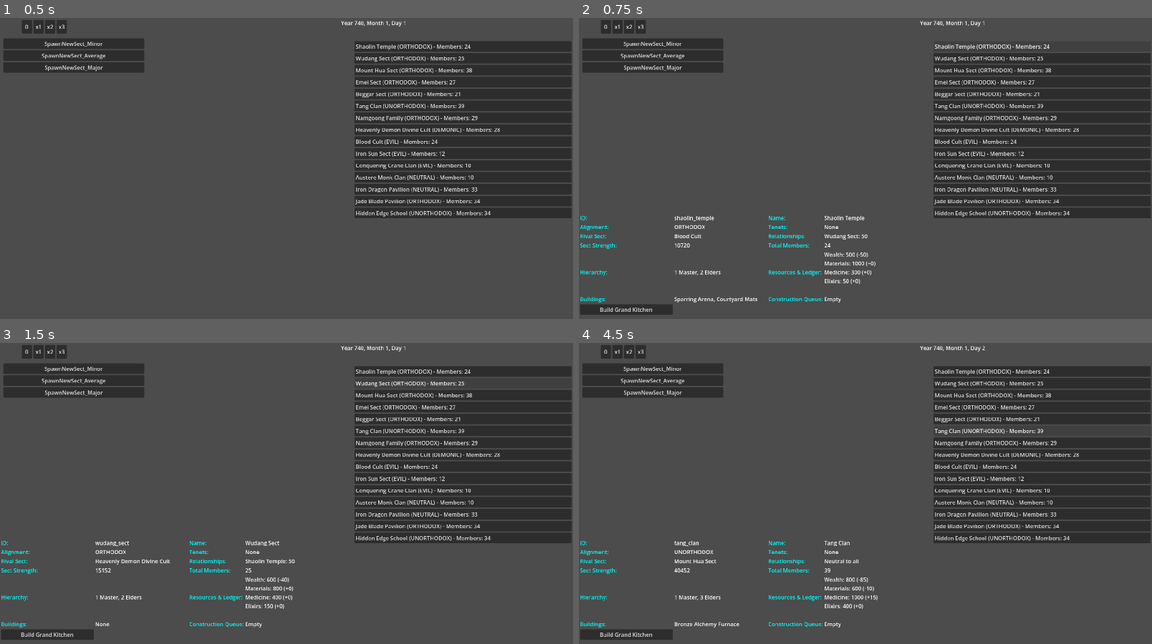
Above: before the commit, frames 1-4 (two rows, left to right).
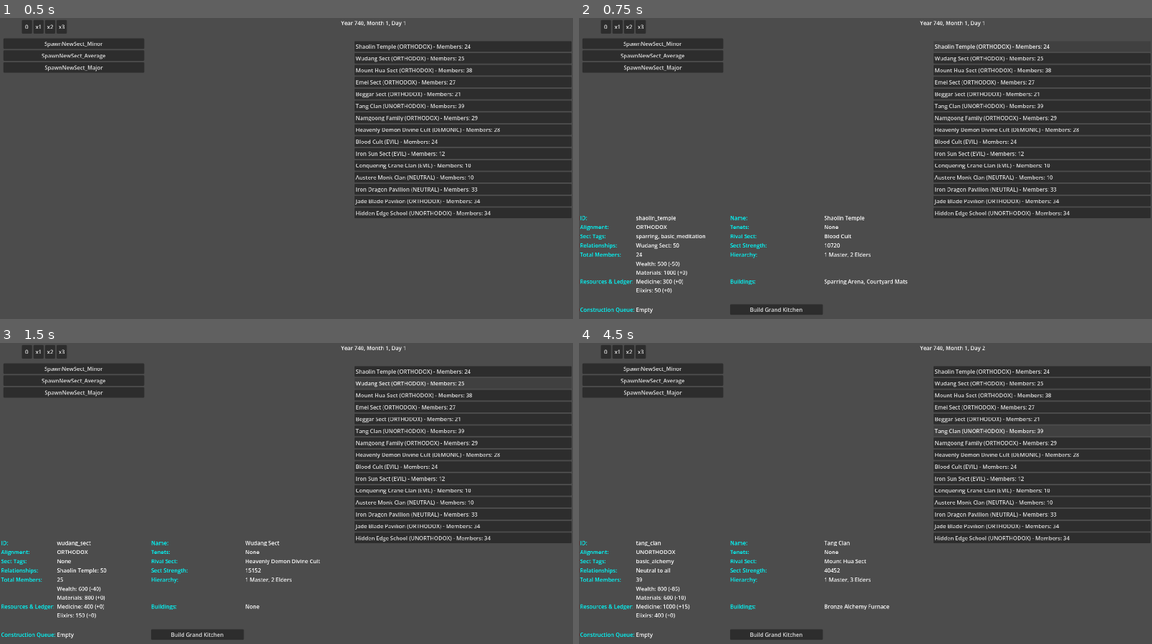
Above: after the commit, the same moments.

Repository: Chthonic-Studio/the_sect_master
Game: Godot game, scene res://Scenes/Debug/DEBUG_SectTestingGrounds.tscn
The game is run twice, just before and just after one commit, with the same random seed, the same clock (stepped at 60 frames per second) and the same inputs. This scene is started directly instead of the project's main scene.
Inputs:
- Up to frame 1 (0.5 s): no input
- Up to frame 2 (0.75 s): click "Shaolin Temple (ORTHODOX) - M…" at 0.5 s
- Up to frame 3 (1.5 s): click "Wudang Sect (ORTHODOX) - Memb…" at 1.25 s
- Up to frame 4 (4.5 s): click "Mount Hua Sect (ORTHODOX) - M…" at 2 s; click "Emei Sect (ORTHODOX) - Member…" at 2.75 s; click "Beggar Sect (ORTHODOX) - Memb…" at 3.5 s; click "Tang Clan (UNORTHODOX) - Memb…" at 4.25 s

Frame 1 is identical in both runs. In frame 2, 3.2% of the frame differs, in the area x 0-58%, y 65-99%; in frame 3, 3.0%; in frame 4, 3.1%.

Commit message:
Add JSON-driven events and world logs
Introduce a new event system and global world log manager. Adds Data/Events (README + sample events) and an EventManager to load/resolve JSON-defined events (AI selection, player triggers, effects routing). Adds WorldLogManager for high-level global events with persistence and limits (MAX_LOGS=1000). Persist world logs and personal character logs: CharacterData now stores personal_log with add_log (capped at 50) and save/load support. DataManager updated to scan Mods/Events and load event JSON into events_registry; ensures mod Events directory exists. SaveManager now stores/restores world_logs. Minor debug UI change to show sect tags and project.godot updated with new manager UIDs. Includes new .uid files for managers.

Diff:
--- /dev/null
+++ b/Data/Events/basic_events.json
@@ -0,0 +1,49 @@
+{
+	"social_brawl_minor": {
+		"id": "social_brawl_minor",
+		"title": "A Disagreement Escalates",
+		"description": "Tensions boiled over. [initiator_name] and [target_name] came to blows over a petty dispute during morning forms.",
+		"options": {
+			"opt_brutalize": {
+				"text": "Crush them without mercy.",
+				"ai_base_weight": 10.0,
+				"ai_weight_modifiers": [
+					{ "condition": ["has_trait", "initiator", "cruel"], "multiplier": 3.0 },
+					{ "condition": ["stat_greater_than", "initiator", "ruthlessness", 70], "add": 20.0 }
+				],
+				"effects": [
+					{ "type": "add_trait", "target": "target", "trait": "injured" },
+					{ "type": "add_personal_log", "target": "initiator", "text": "I severely beat [target_name] in a brawl." },
+					{ "type": "add_personal_log", "target": "target", "text": "I was brutally beaten by [initiator_name]." }
+				]
+			},
+			"opt_restrain": {
+				"text": "Teach them a lesson, but hold back.",
+				"ai_base_weight": 30.0,
+				"ai_weight_modifiers": [
+					{ "condition": ["stat_greater_than", "initiator", "honor", 60], "multiplier": 2.0 },
+					{ "condition": ["has_trait", "initiator", "altruistic"], "add": 50.0 }
+				],
+				"effects": [
+					{ "type": "add_personal_log", "target": "initiator", "text": "I sparred with [target_name] to settle a dispute." },
+					{ "type": "add_personal_log", "target": "target", "text": "[initiator_name] bested me, but showed mercy." }
+				]
+			}
+		}
+	},
+	"sect_war_declaration": {
+		"id": "sect_war_declaration",
+		"title": "Declaration of War",
+		"description": "Diplomacy has failed. [initiator_sect_name] has officially declared a state of blood-feud upon [target_sect_name]!",
+		"options": {
+			"acknowledge": {
+				"text": "The rivers will run red.",
+				"ai_base_weight": 100.0,
+				"effects": [
+					{ "type": "modify_sect_relationship", "amount": -100 },
+					{ "type": "add_world_log", "log_type": "war", "text": "[initiator_sect_name] declared war on [target_sect_name]." }
+				]
+			}
+		}
+	}
+}
--- a/Scripts/Debug/DEBUG_sect_testing_grounds.gd
+++ b/Scripts/Debug/DEBUG_sect_testing_grounds.gd
@@ -89,13 +89,15 @@
 	add_label.call("Name:", sect.sect_name)
 	add_label.call("Alignment:", Definitions.SectAlignment.keys()[sect.alignment])
 
-	# --- TENETS ---
+	# --- TENETS & TAGS ---
 	var tenet_names: Array[String] = []
 	for t_id in sect.active_tenets:
 		var t_data = DataManager.tenets_registry.get(t_id, {})
 		tenet_names.append(t_data.get("name", t_id))
 	var tenet_str = ", ".join(tenet_names) if not tenet_names.is_empty() else "None"
 	add_label.call("Tenets:", tenet_str)
+
+	add_label.call("Sect Tags:", ", ".join(sect.unlocked_tags) if not sect.unlocked_tags.is_empty() else "None")
 
 	# --- RIVAL & RELATIONSHIPS ---
 	var rival_name = "None"
--- a/Scripts/Globals/Managers/data_manager.gd
+++ b/Scripts/Globals/Managers/data_manager.gd
@@ -9,6 +9,7 @@
 var name_pools: Dictionary = {}
 var modifiers_registry: Dictionary = {}
 var weapons_registry: Dictionary = {}
+var events_registry: Dictionary = {}
 
 # --- SECT SYSTEM REGISTRIES ---
 var premade_sects_registry: Dictionary = {}
@@ -36,7 +37,7 @@
 	_scan_directory_for_json(BASE_DATA_PATH + "Names", _load_name_data)
 	_scan_directory_for_json(BASE_DATA_PATH + "Modifiers", _load_modifier_data)
 	_scan_directory_for_json(BASE_DATA_PATH + "Weapons", _load_weapon_data)
-
+	_scan_directory_for_json(BASE_DATA_PATH + "Events", _load_events)
 
 	# 1b. Load vanilla Sect data
 	_scan_directory_for_json(BASE_DATA_PATH + "Sects", _load_premade_sects)
@@ -44,7 +45,6 @@
 	_scan_directory_for_json(BASE_DATA_PATH + "Buildings", _load_buildings)
 	_scan_directory_for_json(BASE_DATA_PATH + "Tenets", _load_tenets)
 	_scan_directory_for_json(BASE_DATA_PATH + "SectNames", _load_sect_names)
-
 
 	# 2. Load modded data (overwrites vanilla IDs or adds new ones)
 	_scan_directory_for_json(MOD_DATA_PATH + "Traits", _load_trait_data)
@@ -53,6 +53,7 @@
 	_scan_directory_for_json(MOD_DATA_PATH + "Weapons", _load_weapon_data)
 	_scan_directory_for_json(MOD_DATA_PATH + "Tenets", _load_tenets)
 	_scan_directory_for_json(MOD_DATA_PATH + "SectNames", _load_sect_names)
+	_scan_directory_for_json(MOD_DATA_PATH + "Events", _load_events)
 
 	# 3. Load AI Logic Scripts
 	_scan_directory_for_scripts("res://Scripts/AI/Desires", _load_desire_script)
@@ -207,6 +208,7 @@
 		dir.make_dir("Mods/Buildings")
 		dir.make_dir("Mods/Tenets")
 		dir.make_dir("Mods/SectNames")
+		dir.make_dir("Mods/Events")
 
 ## Generic directory scanner that applies a specific loading Callable to each JSON found
 func _scan_directory_for_json(path: String, load_func: Callable) -> void:
@@ -295,6 +297,12 @@
 	if json.parse(file.get_as_text()) == OK and json.data is Dictionary:
 		buildings_registry.merge(json.data, true)
 
+func _load_events(path: String) -> void:
+	var file = FileAccess.open(path, FileAccess.READ)
+	if not file: return
+	var json = JSON.new()
+	if json.parse(file.get_as_text()) == OK and json.data is Dictionary:
+		events_registry.merge(json.data, true)
 
 ## Helper to merge nested dictionaries (crucial for names.json mods)
 func _deep_merge_dict(target: Dictionary, patch: Dictionary) -> void:
--- /dev/null
+++ b/Scripts/Globals/Managers/event_manager.gd
@@ -0,0 +1,141 @@
+extends Node
+
+## Processes JSON-defined events, handles AI option selection, and triggers effects.
+
+signal player_event_triggered(event_id: String, context: Dictionary)
+
+## Fires an event. The context MUST contain the "initiator" character ID,
+## but can also include "target" character ID, "target_sect" ID, etc.
+func trigger_event(event_id: String, context: Dictionary) -> void:
+	if not DataManager.events_registry.has(event_id):
+		printerr("EventManager: Event ID not found -> ", event_id)
+		return
+
+	var event_data = DataManager.events_registry[event_id]
+	var initiator_id = context.get("initiator", "")
+	var initiator = SimulationManager.get_character(initiator_id)
+
+	if not initiator: return
+
+	# Future-Proofing: Determine if this character is the player.
+	# (For now, we assume if they are the Sect Master of the player's sect, it's a player event).
+	# Note: You will eventually want an `is_player` boolean on CharacterData.
+	var is_player = (initiator.ai_tags.has("player_character"))
+
+	if is_player and event_data.has("options"):
+		# Send to UI for player decision
+		player_event_triggered.emit(event_id, context)
+	else:
+		# AI Auto-Resolution based on weights
+		_resolve_ai_event(event_data, context)
+
+## AI evaluates which option to pick based on their traits/stats.
+func _resolve_ai_event(event_data: Dictionary, context: Dictionary) -> void:
+	var options = event_data.get("options", {})
+	if options.is_empty():
+		# Hidden/No-choice events just execute their effects immediately
+		_execute_effects(event_data.get("effects", []), context)
+		return
+
+	var initiator = SimulationManager.get_character(context["initiator"])
+	var best_option_id = ""
+	var highest_weight = -999.0
+
+	for opt_id in options:
+		var opt_data = options[opt_id]
+		var base_weight = opt_data.get("ai_base_weight", 10.0)
+
+		# Modify weight based on personality/traits
+		for mod in opt_data.get("ai_weight_modifiers", []):
+			if _check_condition(mod.get("condition", []), context):
+				base_weight *= mod.get("multiplier", 1.0)
+				base_weight += mod.get("add", 0.0)
+
+		# Add a tiny bit of noise so they aren't perfectly predictable
+		base_weight *= randf_range(0.9, 1.1)
+
+		if base_weight > highest_weight:
+			highest_weight = base_weight
+			best_option_id = opt_id
+
+	if best_option_id != "":
+		_execute_effects(options[best_option_id].get("effects", []), context)
+
+## Exposed function for the UI to call when the player clicks an option button.
+func select_player_option(event_id: String, option_id: String, context: Dictionary) -> void:
+	var event_data = DataManager.events_registry.get(event_id, {})
+	var options = event_data.get("options", {})
+
+	if options.has(option_id):
+		_execute_effects(options[option_id].get("effects", []), context)
+
+# --- EFFECT ROUTER ---
+func _execute_effects(effects: Array, context: Dictionary) -> void:
+	for effect in effects:
+		var type = effect.get("type", "")
+		var target_key = effect.get("target", "initiator")
+
+		# Resolve the actual ID based on the context string (e.g. "target" -> "char_5")
+		var actual_id = context.get(target_key, "")
+
+		match type:
+			"add_trait":
+				var char_obj = SimulationManager.get_character(actual_id)
+				if char_obj: char_obj.add_trait(effect["trait"])
+
+			"modify_wealth":
+				var char_obj = SimulationManager.get_character(actual_id)
+				if char_obj: char_obj.wealth += effect["amount"]
+
+			"add_personal_log":
+				var char_obj = SimulationManager.get_character(actual_id)
+				if char_obj: char_obj.add_log(_format_string(effect["text"], context))
+
+			"add_world_log":
+				WorldLogManager.add_log(effect.get("log_type", "general"), _format_string(effect["text"], context))
+
+			"modify_sect_relationship":
+				SimulationManager.modify_sect_relationship(
+					context["initiator_sect"],
+					context["target_sect"],
+					effect["amount"]
+				)
+
+			_:
+				printerr("EventManager: Unknown effect type: ", type)
+
+# --- UTILITIES ---
+
+## Evaluates complex logic arrays like: ["has_trait", "initiator", "arrogant"]
+func _check_condition(condition: Array, context: Dictionary) -> bool:
+	if condition.is_empty(): return true
+	var type = condition[0]
+
+	match type:
+		"has_trait":
+			var char_obj = SimulationManager.get_character(context.get(condition[1], ""))
+			return char_obj and char_obj.traits.has(condition[2])
+		"stat_greater_than":
+			var char_obj = SimulationManager.get_character(context.get(condition[1], ""))
+			var val = char_obj.get_personality_value(condition[2]) if char_obj else 0
+			return val > condition[3]
+	return false
+
+## Replaces bracketed variables with actual names.
+## E.g., "Sect Master [initiator_name] sneered."
+func _format_string(text: String, context: Dictionary) -> String:
+	var formatted = text
+
+	if context.has("initiator"):
+		var c = SimulationManager.get_character(context["initiator"])
+		if c: formatted = formatted.replace("[initiator_name]", c.get_full_name())
+
+	if context.has("target"):
+		var c = SimulationManager.get_character(context["target"])
+		if c: formatted = formatted.replace("[target_name]", c.get_full_name())
+
+	if context.has("initiator_sect"):
+		var s = SimulationManager.get_sect(context["initiator_sect"])
+		if s: formatted = formatted.replace("[initiator_sect_name]", s.sect_name)
+
+	return formatted
--- a/Scripts/Globals/Managers/save_manager.gd
+++ b/Scripts/Globals/Managers/save_manager.gd
@@ -31,7 +31,8 @@
 			"characters": characters_dict,
 			"sects": sects_dict,
 			"sect_relationships": SimulationManager.sect_relationships
-		}
+		},
+		"world_logs": WorldLogManager.global_logs # Added World Logs
 	}
 
 	# 2. Write to disk
@@ -84,4 +85,11 @@
 		new_sect.from_dictionary(all_sect_data[s_id])
 		SimulationManager.sect_repo[s_id] = new_sect
 
+	# 3. Restore World Logs
+	WorldLogManager.clear_logs()
+	if data.has("world_logs"):
+		var logs_array: Array[Dictionary] = []
+		logs_array.assign(data["world_logs"])
+		WorldLogManager.global_logs = logs_array
+
 	print("SaveManager: Game loaded successfully from ", save_path)
--- /dev/null
+++ b/Scripts/Globals/Managers/world_log_manager.gd
@@ -0,0 +1,28 @@
+extends Node
+
+## Tracks high-level global events (wars, successions, sect destruction).
+
+const MAX_LOGS = 1000
+
+# We store dictionaries so the UI can easily filter or color-code by event type later.
+# Format: {"date": "Year X...", "type": "war_declaration", "message": "..."}
+var global_logs: Array[Dictionary] = []
+
+signal log_added(log_entry: Dictionary)
+
+func add_log(type: String, message: String) -> void:
+	var entry = {
+		"date": TimeManager.get_date_string(),
+		"type": type,
+		"message": message
+	}
+
+	global_logs.push_front(entry)
+
+	if global_logs.size() > MAX_LOGS:
+		global_logs.pop_back()
+
+	log_added.emit(entry)
+
+func clear_logs() -> void:
+	global_logs.clear()
--- a/Scripts/character_data_container.gd
+++ b/Scripts/character_data_container.gd
@@ -17,6 +17,7 @@
 var is_alive: bool = true
 var aptitude: int = 0
 var active_modifiers: Array[Dictionary] = []
+var personal_log: Array[String] = []
 
 # --- SIMULATION LOD ---
 enum SimTier { MICRO, MACRO, FROZEN }
@@ -100,6 +101,13 @@
 	for w in Definitions.WeaponType.values():
 		weapon_proficiencies[w] = 0.0
 		current_weapon_affinities[w] = 1.0 # 1.0 is the baseline 100% learning speed
+
+## Adds a log entry with the current date, maintaining a maximum size to save memory.
+func add_log(message: String) -> void:
+	var entry = "[%s] %s" % [TimeManager.get_date_string(), message]
+	personal_log.push_front(entry)
+	if personal_log.size() > 50: # Limit size to prevent infinite memory bloat
+		personal_log.pop_back()
 
 # --- DATA ACCESSORS (Now O(1) Instant Lookups) ---
 
@@ -355,6 +363,7 @@
 		"traits": traits,
 		"aptitude": aptitude,
 		"active_modifiers": active_modifiers,
+		"personal_log": personal_log,
 		"wealth": wealth,
 
 		# AI Values
@@ -417,6 +426,9 @@
 		for mod in data["active_modifiers"]:
 			active_modifiers.append(mod)
 
+	if data.has("personal_log"):
+		personal_log.assign(data["personal_log"])
+
 	if data.has("needs"):
 		needs.merge(data["needs"], true)
 	if data.has("action_cooldowns"):
--- a/project.godot
+++ b/project.godot
@@ -28,6 +28,8 @@
 SaveManager="*uid://b3h0igekcakx1"
 CharacterGenerator="*uid://cf5m61f2w6q8r"
 SectGenerator="*uid://dpfaeta0v5dv"
+WorldLogManager="*uid://cllqrvj7o51v8"
+EventManager="*uid://g8y5smn6181j"
 
 [display]
 
Not shown, added: Scripts/Globals/Managers/event_manager.gd.uid
Not shown, added: Scripts/Globals/Managers/world_log_manager.gd.uid
Not shown, added: Data/Events/README.md
